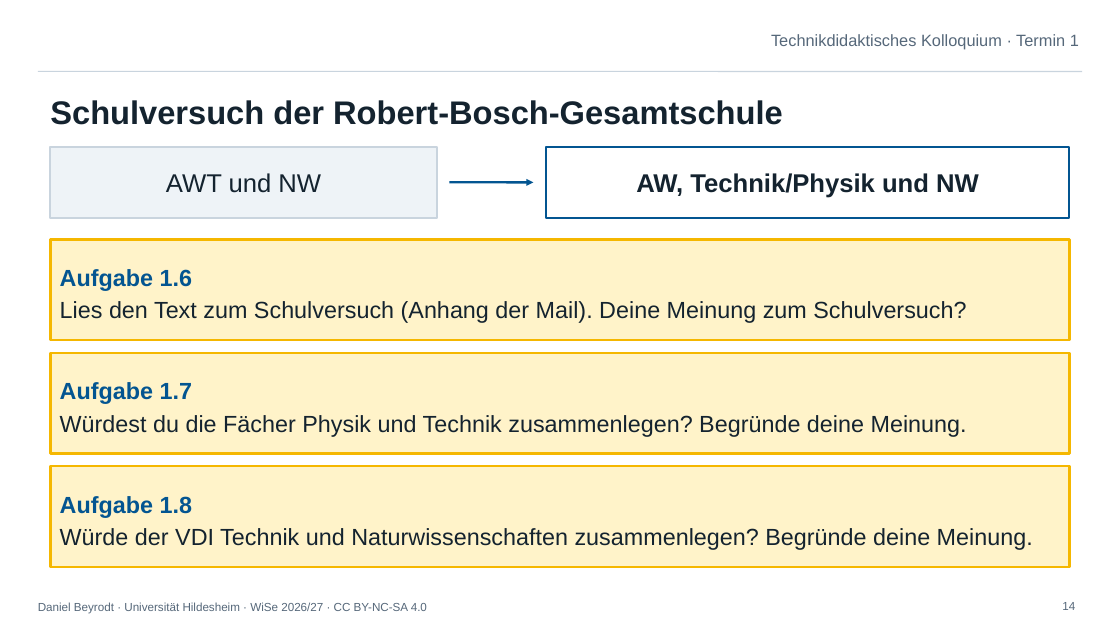
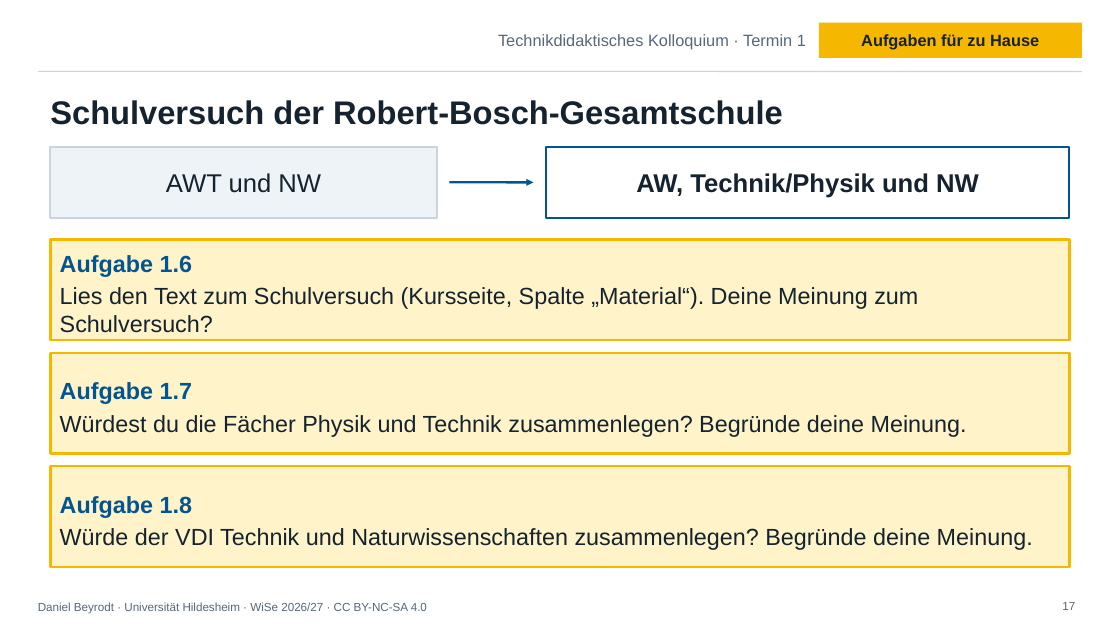
Before and after one commit to deinTechniklehrer/Uni-Hildesheim, a slide deck: slide 17 of technikdidaktisches-kolloquium/praesentationen/TdK_Termin-1_Einfuehrung-Technikbegriff.pptx (slide 14 before the commit). Drawn at 1120x630 pixels with LibreOffice and Linux fonts; fonts in the diff are those of the drawing; background and template pictures are left out. Boxes give left, top, right and bottom in pixels: in the first picture for what was removed or moved away, otherwise in the second. Text is boxed around its words. In the diff, an @@ line names an element or a change of style, - is before the commit and + after.

```diff
--- a/technikdidaktisches-kolloquium/praesentationen/TdK_Termin-1_Einfuehrung-Technikbegriff.pptx
+++ b/technikdidaktisches-kolloquium/praesentationen/TdK_Termin-1_Einfuehrung-Technikbegriff.pptx
@@ text "Technikdidaktisches Kolloquium · Termin 1": place and size @@
-text "Technikdidaktisches Kolloquium · Termin 1" at <box>771,34,1079,49</box>
+text "Technikdidaktisches Kolloquium · Termin 1" at <box>498,34,806,49</box>
@@ rectangle added at <box>819,23,1082,58</box>, fill #F5B700, 14 pt, text #14232F, bold @@
+Aufgaben für zu Hause
@@ text in rectangle at <box>60,287,918,333</box>: text changed @@
-Lies den Text zum Schulversuch (Anhang der Mail). Deine Meinung zum Schulversuch?
+Lies den Text zum Schulversuch (Kursseite, Spalte „Material“). Deine Meinung zum Schulversuch?
@@ page number at <box>1062,602,1075,610</box>: text changed @@
-14
+17
```
Also in this commit, not shown: 15 other slides changed, 3 slides added, 8 other files.
